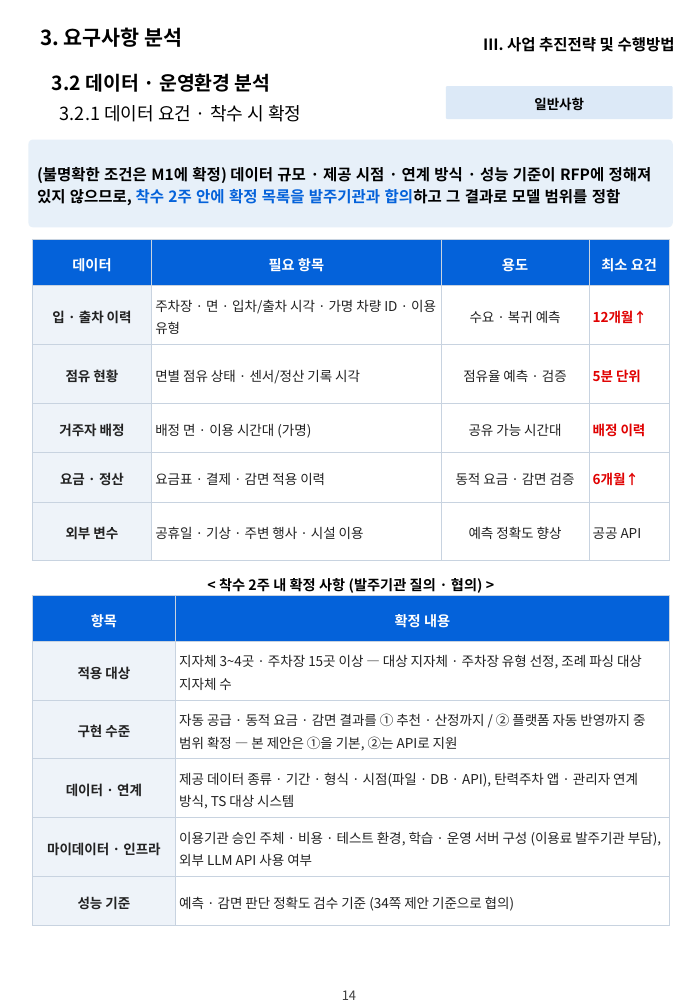
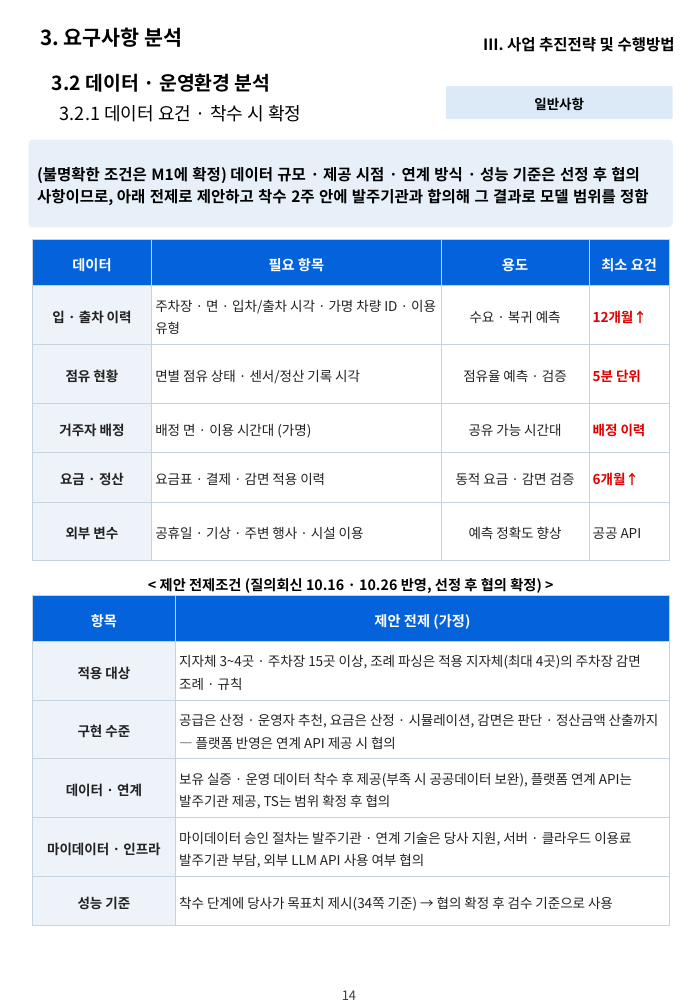
Before and after one commit to hwangsteeve-tech/hbjw, a slide deck: slide 14 of proposals/2026-11_dsit-parking-ai/dsit_proposal.pptx. Drawn at 698x1008 pixels with LibreOffice and Linux fonts; fonts in the diff are those of the drawing; background and template pictures are left out. Boxes give left, top, right and bottom in pixels: in the first picture for what was removed or moved away, otherwise in the second. Text is boxed around its words. In the diff, an @@ line names an element or a change of style, - is before the commit and + after.

```diff
--- a/proposals/2026-11_dsit-parking-ai/dsit_proposal.pptx
+++ b/proposals/2026-11_dsit-parking-ai/dsit_proposal.pptx
@@ text in rounded rectangle at [37, 167, 649, 205]: text changed @@
-(불명확한 조건은 M1에 확정) 데이터 규모 · 제공 시점 · 연계 방식 · 성능 기준이 RFP에 정해져 있지 않으므로, 착수 2주 안에 확정 목록을 발주기관과 합의하고 그 결과로 모델 범위를 정함
+(불명확한 조건은 M1에 확정) 데이터 규모 · 제공 시점 · 연계 방식 · 성능 기준은 선정 후 협의 사항이므로, 아래 전제로 제안하고 착수 2주 안에 발주기관과 합의해 그 결과로 모델 범위를 정함
@@ table at [33, 596, 670, 926] @@
-row 1, column 2: 확정 내용
+row 1, column 2: 제안 전제 (가정)
-row 2, column 2: 지자체 3~4곳 · 주차장 15곳 이상 — 대상 지자체 · 주차장 유형 선정, 조례 파싱 대상 지자체 수
+row 2, column 2: 지자체 3~4곳 · 주차장 15곳 이상, 조례 파싱은 적용 지자체(최대 4곳)의 주차장 감면 조례 · 규칙
-row 3, column 2: 자동 공급 · 동적 요금 · 감면 결과를 ① 추천 · 산정까지 / ② 플랫폼 자동 반영까지 중 범위 확정 — 본 제안은 ①을 기본, ②는 API로 지원
+row 3, column 2: 공급은 산정 · 운영자 추천, 요금은 산정 · 시뮬레이션, 감면은 판단 · 정산금액 산출까지 — 플랫폼 반영은 연계 API 제공 시 협의
-row 4, column 2: 제공 데이터 종류 · 기간 · 형식 · 시점(파일 · DB · API), 탄력주차 앱 · 관리자 연계 방식, TS 대상 시스템
+row 4, column 2: 보유 실증 · 운영 데이터 착수 후 제공(부족 시 공공데이터 보완), 플랫폼 연계 API는 발주기관 제공, TS는 범위 확정 후 협의
-row 5, column 2: 이용기관 승인 주체 · 비용 · 테스트 환경, 학습 · 운영 서버 구성 (이용료 발주기관 부담), 외부 LLM API 사용 여부
+row 5, column 2: 마이데이터 승인 절차는 발주기관 · 연계 기술은 당사 지원, 서버 · 클라우드 이용료 발주기관 부담, 외부 LLM API 사용 여부 협의
-row 6, column 2: 예측 · 감면 판단 정확도 검수 기준 (34쪽 제안 기준으로 협의)
+row 6, column 2: 착수 단계에 당사가 목표치 제시(34쪽 기준) → 협의 확정 후 검수 기준으로 사용
@@ text at [160, 578, 542, 593]: text changed @@
-< 착수 2주 내 확정 사항 (발주기관 질의 · 협의) >
+< 제안 전제조건 (질의회신 10.16 · 10.26 반영, 선정 후 협의 확정) >
```
Also in this commit, not shown: 3 other slides changed, 6 other files.
